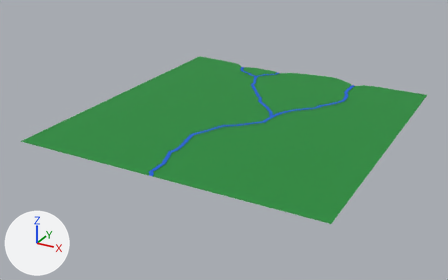
What one commit did to the glTF model res/modeles/06_pre-fin.glb.
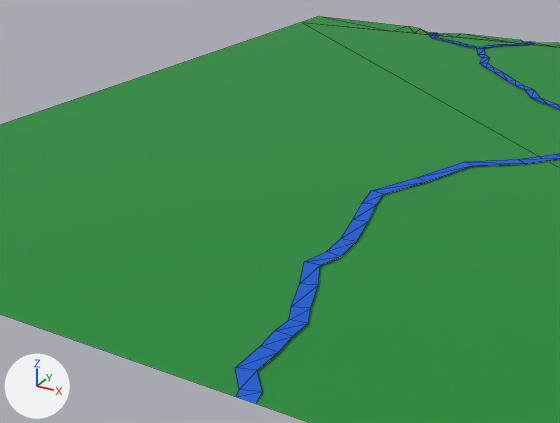
Old and new are each drawn whole from a 50 mm lens placed at (53.2, -103.6, 46.1), pointed at (-2.8, -1.8, -4.8) and again close up from a 50 mm lens placed at (9.6, -47.0, 15.2), pointed at (-3.0, -24.1, 3.8). Lighting does not change. The marker at lower left points along +X, +Y and +Z. The last two pictures show the newer version. The close-ups show mesh edges as thin lines. Where no turn or scale is listed for an object, it has been applied to the vertices. Vertices at exactly the same position are counted once.

Names of what the first close-up shows: '06_riviere', '06_sol', '06_sol.cote'.
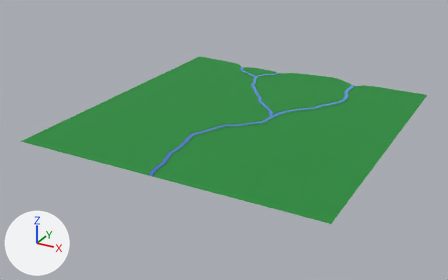
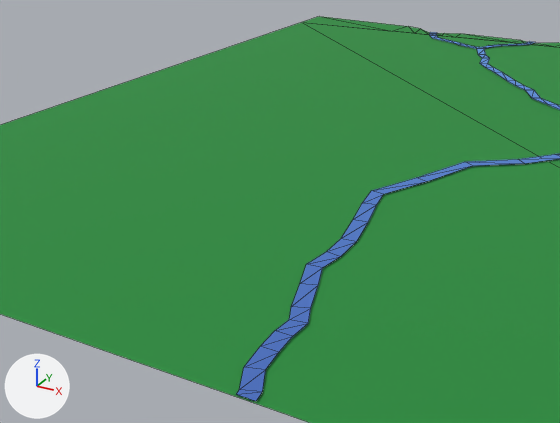
Patch to the scene script:
```diff
--- a/res/modeles/06_pre-fin.glb.py
+++ b/res/modeles/06_pre-fin.glb.py
@@ img_riviere_gradient_prefin @@
+img_riviere_gradient_prefin = load_image('riviere_gradient_prefin', '_unpacked/riviere_gradient_prefin', 128, 128, 'sRGB')
@@ mat_texture_riviere_prefin @@
+mat_texture_riviere_prefin = principled_material('TEXTURE_riviere_prefin')
+mat_texture_riviere_prefin.texture = img_riviere_gradient_prefin
+mat_texture_riviere_prefin.roughness = 0.823
@@ me_plane_045 @@
 # used by ob_06_riviere; location = (-0.53, 8.11, 0.1)
-me_plane_045.from_pydata(...)  # 128 vertices, 126 faces; spans x -15.1..15.8, y -38.1..22.8, z -0.1..0.0
-me_plane_045.vertices[0].co = (-0.8, -38.1, -0.1)  # pixel (236, 396)
-me_plane_045.vertices[1].co = (0.0, -38.1, -0.1)  # pixel (256, 403)
-me_plane_045.vertices[4].co = (-0.8, -36.7, 0.0)  # pixel (257, 370)
-me_plane_045.vertices[5].co = (-1.6, -36.9, 0.0)  # pixel (235, 367)
-me_plane_045.materials.append(mat_texture)  # picture img_bootstrap5_palette
+me_plane_045.from_pydata(...)  # 128 vertices, 126 faces; spans x -15.1..15.8, y -38.1..22.8, z 0.0
+# me_plane_045 part 1
+me_plane_045.vertices[0].co = (-0.8, -38.1, 0.0)  # pixel (236, 394)
+me_plane_045.vertices[1].co = (0.0, -38.1, 0.0)  # pixel (256, 401)
+me_plane_045.vertices[4].co = (-0.6, -36.5, 0.0)  # pixel (265, 369)
+me_plane_045.vertices[5].co = (-1.3, -36.7, 0.0)  # pixel (243, 367)
+# me_plane_045 part 2: texture (UV) coordinates of 126 of 126 faces, centred in x -14.8..15.6, y -37.9..22.4, z -0.1..0.0, changed; they spanned u 0.37..0.4, v 0.92..0.96 and now span u 0.25..0.73, v 0.0..0.99
+# other edits to the shape of me_plane_045 do not show in these pictures
+me_plane_045.materials.append(mat_texture_riviere_prefin)  # picture img_riviere_gradient_prefin
```

What differs and where, as boxes (x1, y1, x2, y2) in the close-ups (560 x 423 px; the box of a moved part takes in the faces that stretch with it):
'06_riviere', recoloured, reshaped, surface changed: before (235, 32, 560, 404); after (237, 32, 560, 401)
part 1 of me_plane_045, moved or reshaped: before (235, 346, 279, 404); after (237, 346, 279, 401)
part 2 of me_plane_045, surface changed: (237, 32, 560, 401) in both
